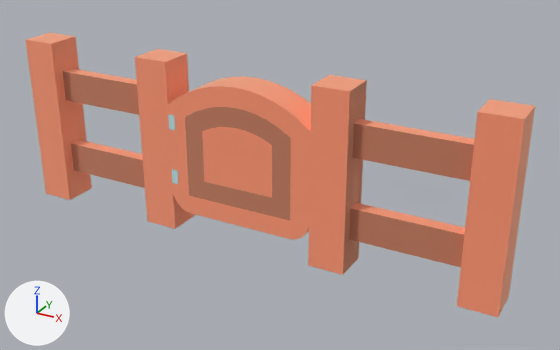
Before and after pictures for a commit that changed the glTF model maps/world/.stores/model-library/kenney/nature-kit/fence_gate.glb.
Both versions are drawn from a 50 mm lens placed at (0.705, -0.686, 0.678), pointed at (0.061, 0.484, 0.093). The axes (+X, +Y, +Z) are drawn at lower left. The lights are the same throughout. The picture after the commit comes second. Where no turn or scale is listed for an object, it has been applied to the vertices.

The older version as bpy lines, for what is in view:
```python
mat_stone = principled_material('stone')
mat_stone.base_color = (0.722, 0.886, 0.91)  # pale blue #ddf2f5
mat_stone.metallic = 1.0
mat_stone.roughness = 1.0
mat_wood = principled_material('wood')
mat_wood.base_color = (1.0, 0.557, 0.384)  # beige #ffc5a7
mat_wood.metallic = 1.0
mat_wood.roughness = 1.0
mat_wooddark = principled_material('woodDark')
mat_wooddark.base_color = (0.769, 0.427, 0.294)  # beige #e3af94
mat_wooddark.metallic = 1.0
mat_wooddark.roughness = 1.0
me_mesh_fence_gate = bpy.data.meshes.new('Mesh fence_gate')
me_mesh_fence_gate.from_pydata(...)  # 64 vertices, 128 faces; spans x -0.5..0.5, y 0.43..0.5, z 0.0..0.345
# faces by material slot: [98, 30]
me_mesh_fence_gate.materials.append(mat_wood)  # beige #ffc5a7
me_mesh_fence_gate.materials.append(mat_wooddark)  # beige #e3af94
me_mesh_gate = bpy.data.meshes.new('Mesh gate')
me_mesh_gate.from_pydata(...)  # 200 vertices, 396 faces; spans x 0.0..0.3, y -0.035..0.035, z -0.128..0.146
# faces by material slot: [278, 12, 106]
me_mesh_gate.materials.append(mat_wood)  # beige #ffc5a7
me_mesh_gate.materials.append(mat_stone)  # pale blue #ddf2f5
me_mesh_gate.materials.append(mat_wooddark)  # beige #e3af94
ob_fence_gate = bpy.data.objects.new('fence_gate', me_mesh_fence_gate)
ob_fence_gate.location = (0.0, 0.0, -0.05)
ob_gate = bpy.data.objects.new('gate', me_mesh_gate)
ob_gate.location = (-0.15, 0.465, 0.123)
```
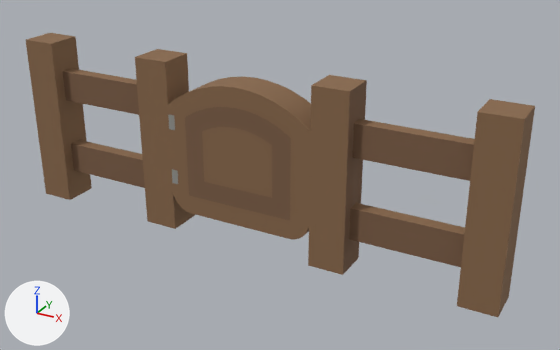
Pixel boxes (x1, y1, x2, y2) of what changed, in the pictures (560 x 350 px):
'fence_gate', recoloured, surface changed (darker)
    both: (26, 33, 535, 317)
'gate', recoloured, surface changed (darker)
    both: (168, 76, 311, 239)

What changed in the scene script:
```text
Change mat_wood:
    mat_wood.metallic: 1.0 -> 0.0
    mat_wood.base_color: (1.0, 0.557, 0.384) -> (0.25, 0.14, 0.07)  # beige #ffc5a7 -> brown #89694b
Change mat_wooddark:
    mat_wooddark.metallic: 1.0 -> 0.0
    mat_wooddark.base_color: (0.769, 0.427, 0.294) -> (0.2, 0.11, 0.06)  # beige #e3af94 -> brown #7c5d45
Change mat_stone:
    mat_stone.base_color: (0.722, 0.886, 0.91) -> (0.3, 0.3, 0.28)  # pale blue #ddf2f5 -> grey #959590
Remove ob_tmpparent:
    ob_tmpparent = bpy.data.objects.new('tmpParent', None)
    ob_tmpparent.location = (0.0, 0.0, 0.0)
```
